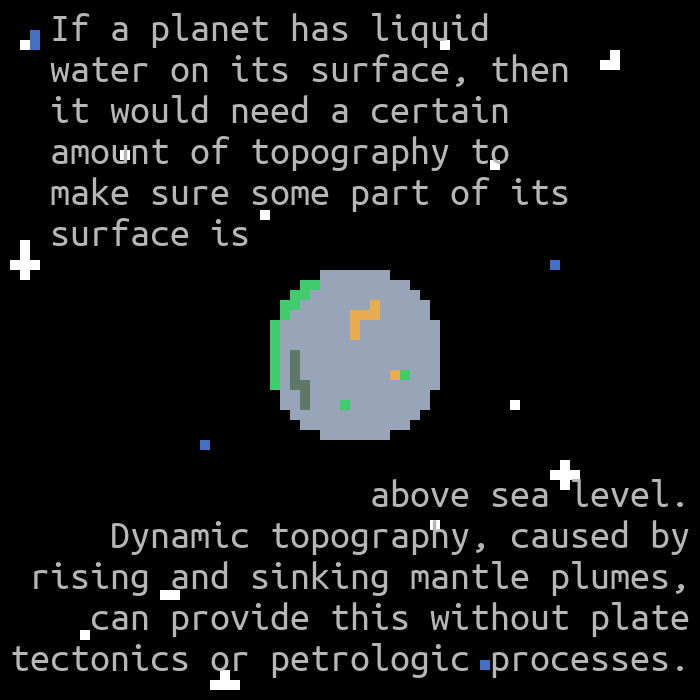
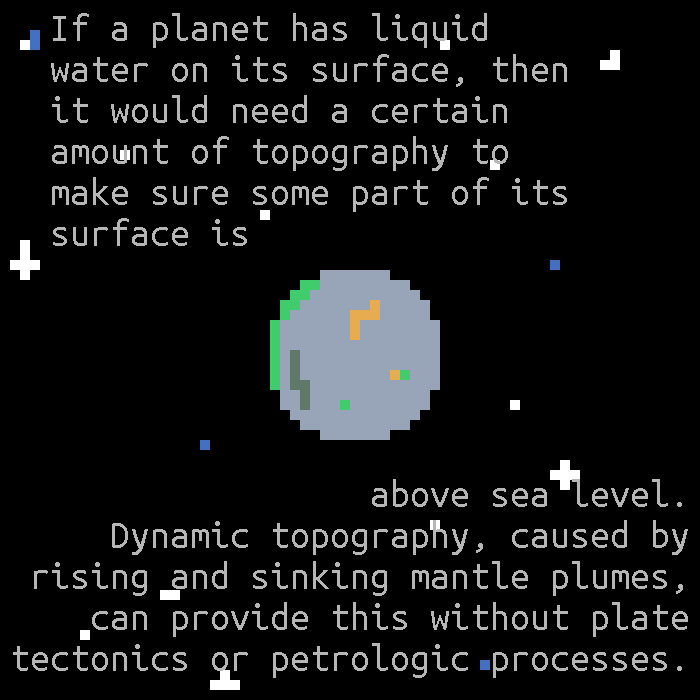
The second w=700, h=700 image is a revision of the first. Changes to its layers:
painted on "above sea level. ..." over 12, 479, 689, 678
painted on "If a planet has liquid water o..." over 50, 13, 568, 246
